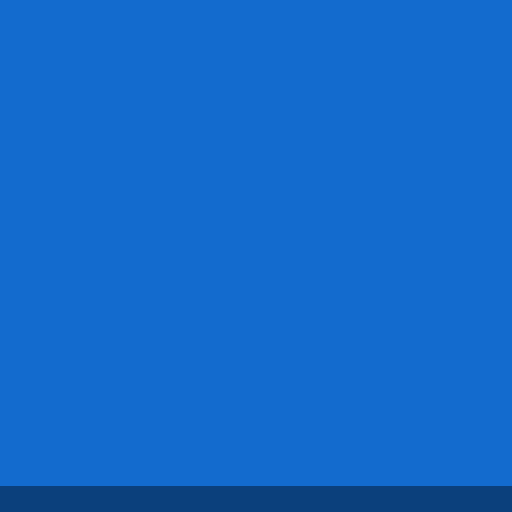
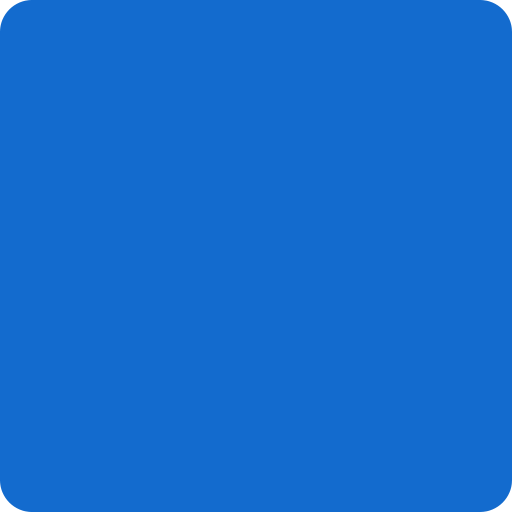
Layers edited between the first and the second 512 x 512 image:
hid "Rectangle 1" (1st of 2) over [0, 486, 512, 512]
hid "Rectangle 1" (2nd of 2) over [0, 0, 512, 512]
painted on "Rounded Rectangle 1" over [0, 0, 512, 512]
